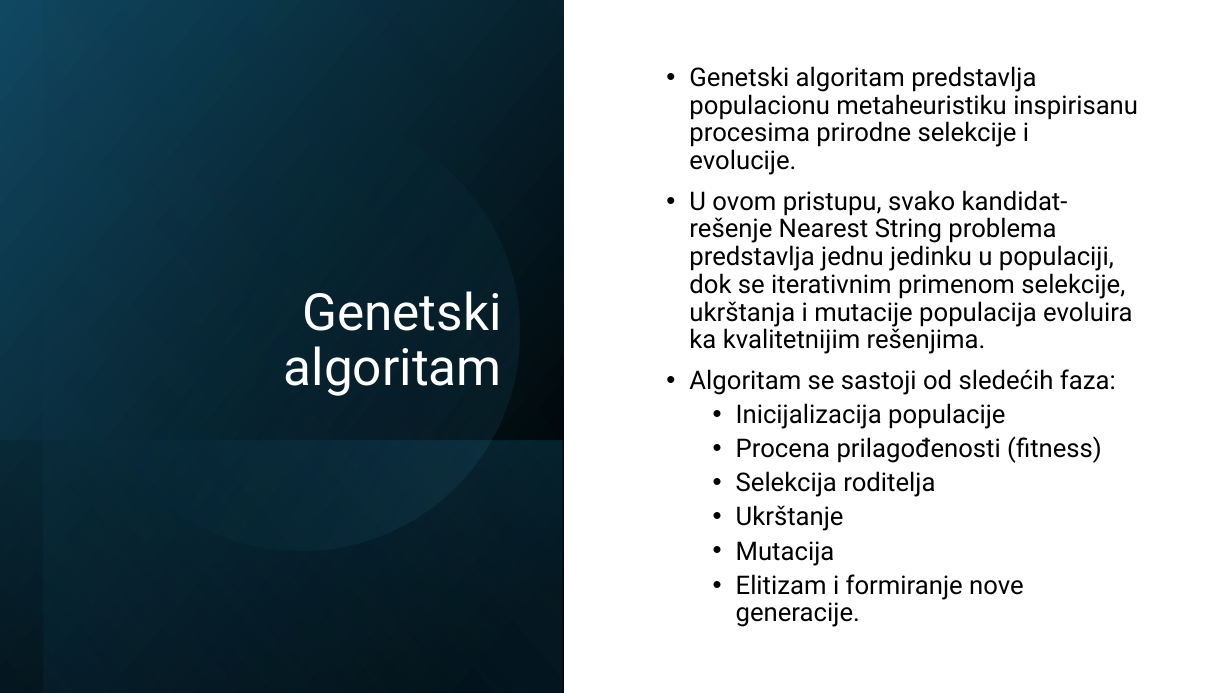
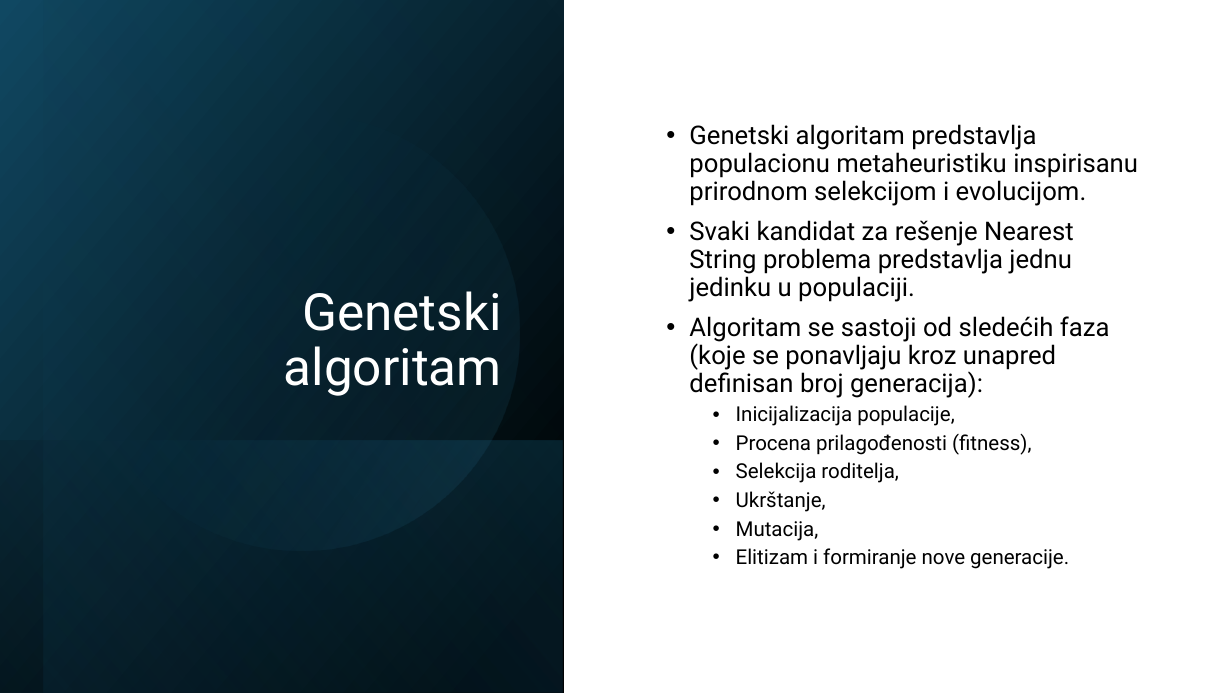
Before and after one commit to NStefan002/nearest-string, a slide deck: slide 5 of docs/nearest_string_problem.pptx. Drawn at 1232x693 pixels with LibreOffice and Linux fonts; fonts in the diff are those of the drawing. Boxes give left, top, right and bottom in pixels: in the first picture for what was removed or moved away, otherwise in the second. Text is boxed around its words. In the diff, an @@ line names an element or a change of style, - is before the commit and + after.

Commit message:
fix: GA slide update in presentation

```diff
--- a/docs/nearest_string_problem.pptx
+++ b/docs/nearest_string_problem.pptx
@@ text at (x1=689, y1=124, x2=1138, y2=541): text changed @@
-• Genetski algoritam predstavlja populacionu metaheuristiku inspirisanu procesima prirodne selekcije i evolucije.
-• U ovom pristupu, svako kandidat-rešenje Nearest String problema predstavlja jednu jedinku u populaciji, dok se iterativnim primenom selekcije, ukrštanja i mutacije populacija evoluira ka kvalitetnijim rešenjima.
-• Algoritam se sastoji od sledećih faza:
-  • Inicijalizacija populacije
-  • Procena prilagođenosti (fitness)
-  • Selekcija roditelja
-  • Ukrštanje
-  • Mutacija
+• Genetski algoritam predstavlja populacionu metaheuristiku inspirisanu prirodnom selekcijom i evolucijom.
+• Svaki kandidat za rešenje Nearest String problema predstavlja jednu jedinku u populaciji.
+• Algoritam se sastoji od sledećih faza (koje se ponavljaju kroz unapred definisan broj generacija):
+  • Inicijalizacija populacije,
+  • Procena prilagođenosti (fitness),
+  • Selekcija roditelja,
+  • Ukrštanje,
+  • Mutacija,
@@ text at (x1=736, y1=548, x2=1069, y2=569): size 20 to 16 pt in "Elitizam i formiranje nove generacije." @@
```
